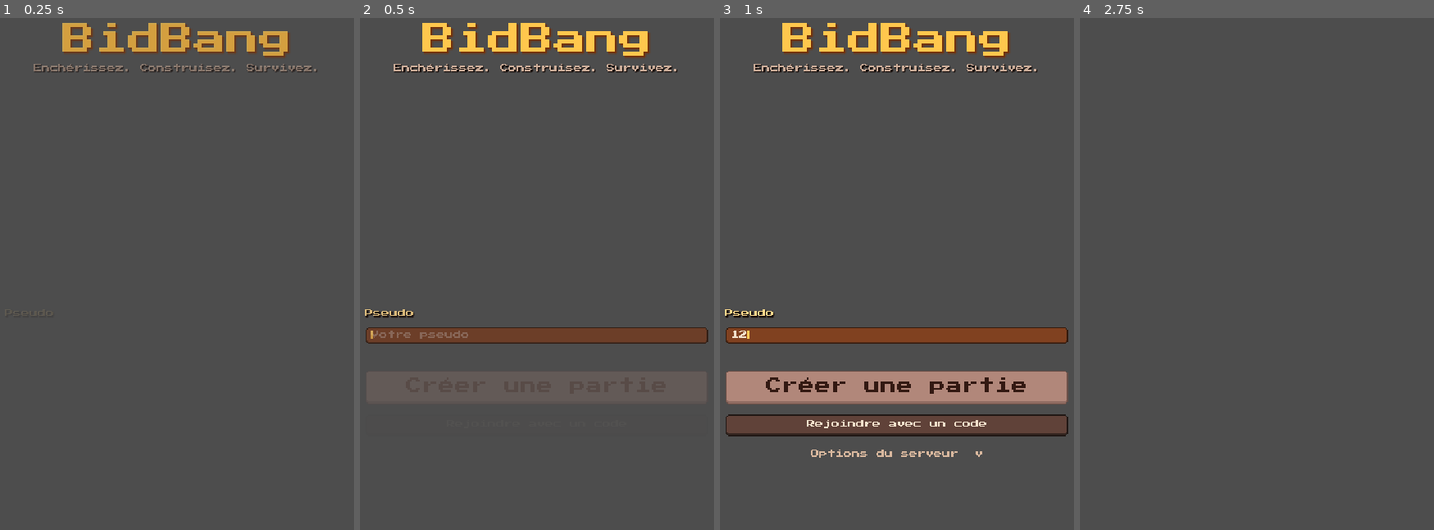
Above: before the commit, frames 1-4 (left to right).
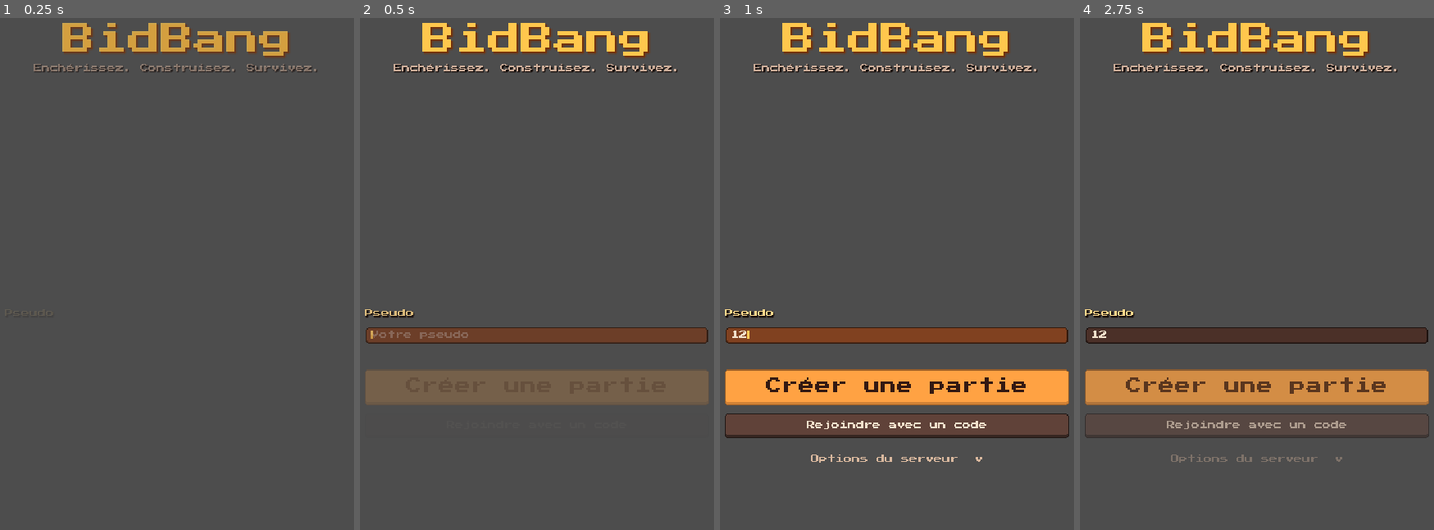
Above: after the commit, the same moments.

Repository: lucas-lucchesi/BidBang
Game: Godot game, scene res://menu.tscn
Two runs of this game, one before a commit and one after it. Both use one fixed random seed, a clock stepped at 60 frames per second and the inputs below.
Inputs (mouse positions are in pixels of both pictures, inside the frame that each line leads up to):
- Up to frame 1 (0.25 s): no input
- Up to frame 2 (0.5 s): no input
- Up to frame 3 (1 s): click (897, 335) at 0.52 s; type "12" at 0.6 s
- Up to frame 4 (2.75 s): click "Créer une partie" at 1.25 s; click (1257, 33) at 2 s, where only the run after the commit has a clickable "< Retour"

Frame 1 is identical in both runs. In frame 2, 0.4% of the frame differs, in the area x 1-99%, y 68-76%; in frame 3, 8.0%; in frame 4, 14%, in the area x 1-99%, y 0-87%.
Error before the commit: Parse Error: Too many arguments for "page()" call. Expected at most 2 but received 3. (res://scripts/create_game.gd:17)

Commit message:
add pill-buttons LongButtons2 pill sprites, gold primary, red danger and press squish effect
Co-Authored-By: Claude Sonnet 5.5 <noreply@anthropic.com>

Diff:
--- a/bid-bang/scripts/fx.gd
+++ b/bid-bang/scripts/fx.gd
@@ -25,6 +25,17 @@
 	tw.tween_property(node, "scale", Vector2.ONE, 0.3).set_trans(Tween.TRANS_BACK).set_ease(Tween.EASE_OUT)
 
 
+## Effet "bouton enfoncé" : léger rétrécissement tant qu'on appuie.
+static func squish(b: BaseButton) -> void:
+	b.resized.connect(func() -> void: b.pivot_offset = b.size / 2.0)
+	b.button_down.connect(func() -> void:
+		var tw: Tween = b.create_tween()
+		tw.tween_property(b, "scale", Vector2(0.94, 0.94), 0.06))
+	b.button_up.connect(func() -> void:
+		var tw: Tween = b.create_tween()
+		tw.tween_property(b, "scale", Vector2.ONE, 0.12).set_trans(Tween.TRANS_BACK).set_ease(Tween.EASE_OUT))
+
+
 ## Pulsation d'opacité en boucle (alerte).
 static func pulse(node: CanvasItem, low: float = 0.55, period: float = 0.5) -> void:
 	var tw: Tween = node.create_tween().set_loops()
--- a/bid-bang/scripts/ui.gd
+++ b/bid-bang/scripts/ui.gd
@@ -2,13 +2,15 @@
 ## Petits utilitaires d'interface (UI construite en code). Usage : const UI = preload("res://scripts/ui.gd")
 
 const Background = preload("res://scripts/background.gd")
+const Fx = preload("res://scripts/fx.gd")
 const BG_COLOR := Color(0.06, 0.07, 0.12, 1)
 
 
 ## Fond + marges + colonne de défilement. Retourne la VBoxContainer où ajouter le contenu.
-static func page(root: Control, scene_id: String = "") -> VBoxContainer:
+static func page(root: Control, scene_id: String = "", dim: float = 0.0) -> VBoxContainer:
 	var bg: Control = Background.new()
 	bg.set("scene_id", scene_id)
+	bg.set("dim", dim)
 	root.add_child(bg)
 	root.set_meta("background", bg)
 	var margin := MarginContainer.new()
@@ -41,6 +43,8 @@
 	b.text = content
 	if variation != "":
 		b.theme_type_variation = variation
+	b.custom_minimum_size = Vector2(0, 24)
+	Fx.squish(b)
 	parent.add_child(b)
 	return b
 
@@ -137,5 +141,6 @@
 	b.ignore_texture_size = true
 	b.stretch_mode = TextureButton.STRETCH_SCALE
 	b.custom_minimum_size = Vector2(32, 32)
+	Fx.squish(b)
 	parent.add_child(b)
 	return b
--- a/bid-bang/theme/main_theme.tres
+++ b/bid-bang/theme/main_theme.tres
@@ -1,119 +1,122 @@
 [gd_resource type="Theme" load_steps=40 format=3]
 
 [ext_resource type="Texture2D" path="res://assets/ui/ClassicalButtons.png" id="classical"]
+[ext_resource type="Texture2D" path="res://assets/ui/LongButtons2.png" id="long2"]
 [ext_resource type="FontFile" path="res://assets/fonts/PressStart2P-Regular.ttf" id="font"]
 
 [sub_resource type="StyleBoxTexture" id="btn_normal"]
-texture = ExtResource("classical")
-region_rect = Rect2(0, 16, 16, 16)
-texture_margin_left = 5.0
-texture_margin_top = 5.0
-texture_margin_right = 5.0
-texture_margin_bottom = 7.0
-content_margin_left = 8.0
-content_margin_top = 6.0
-content_margin_right = 8.0
+texture = ExtResource("long2")
+region_rect = Rect2(1, 19, 14, 10)
+texture_margin_left = 5.0
+texture_margin_top = 4.0
+texture_margin_right = 5.0
+texture_margin_bottom = 5.0
+content_margin_left = 10.0
+content_margin_top = 6.0
+content_margin_right = 10.0
+content_margin_bottom = 8.0
+
+[sub_resource type="StyleBoxTexture" id="btn_hover"]
+texture = ExtResource("long2")
+region_rect = Rect2(1, 35, 14, 10)
+texture_margin_left = 5.0
+texture_margin_top = 4.0
+texture_margin_right = 5.0
+texture_margin_bottom = 5.0
+content_margin_left = 10.0
+content_margin_top = 6.0
+content_margin_right = 10.0
+content_margin_bottom = 8.0
+
+[sub_resource type="StyleBoxTexture" id="btn_pressed"]
+texture = ExtResource("long2")
+region_rect = Rect2(17, 19, 14, 10)
+texture_margin_left = 5.0
+texture_margin_top = 4.0
+texture_margin_right = 5.0
+texture_margin_bottom = 5.0
+content_margin_left = 10.0
+content_margin_top = 8.0
+content_margin_right = 10.0
+content_margin_bottom = 6.0
+
+[sub_resource type="StyleBoxTexture" id="btn_disabled"]
+texture = ExtResource("long2")
+region_rect = Rect2(1, 3, 14, 10)
+texture_margin_left = 5.0
+texture_margin_top = 4.0
+texture_margin_right = 5.0
+texture_margin_bottom = 5.0
+content_margin_left = 10.0
+content_margin_top = 6.0
+content_margin_right = 10.0
+content_margin_bottom = 8.0
+modulate_color = Color(1, 1, 1, 0.6)
+
+[sub_resource type="StyleBoxTexture" id="primary_normal"]
+texture = ExtResource("long2")
+region_rect = Rect2(33, 3, 14, 10)
+texture_margin_left = 5.0
+texture_margin_top = 4.0
+texture_margin_right = 5.0
+texture_margin_bottom = 5.0
+content_margin_left = 14.0
+content_margin_top = 8.0
+content_margin_right = 14.0
+content_margin_bottom = 11.0
+modulate_color = Color(1.45, 1.2, 0.55, 1)
+
+[sub_resource type="StyleBoxTexture" id="primary_hover"]
+texture = ExtResource("long2")
+region_rect = Rect2(33, 3, 14, 10)
+texture_margin_left = 5.0
+texture_margin_top = 4.0
+texture_margin_right = 5.0
+texture_margin_bottom = 5.0
+content_margin_left = 14.0
+content_margin_top = 8.0
+content_margin_right = 14.0
+content_margin_bottom = 11.0
+modulate_color = Color(1.6, 1.38, 0.72, 1)
+
+[sub_resource type="StyleBoxTexture" id="primary_pressed"]
+texture = ExtResource("long2")
+region_rect = Rect2(49, 3, 14, 10)
+texture_margin_left = 5.0
+texture_margin_top = 4.0
+texture_margin_right = 5.0
+texture_margin_bottom = 5.0
+content_margin_left = 14.0
+content_margin_top = 10.0
+content_margin_right = 14.0
 content_margin_bottom = 9.0
-
-[sub_resource type="StyleBoxTexture" id="btn_hover"]
-texture = ExtResource("classical")
-region_rect = Rect2(0, 32, 16, 16)
-texture_margin_left = 5.0
-texture_margin_top = 5.0
-texture_margin_right = 5.0
-texture_margin_bottom = 7.0
-content_margin_left = 8.0
-content_margin_top = 6.0
-content_margin_right = 8.0
-content_margin_bottom = 9.0
-
-[sub_resource type="StyleBoxTexture" id="btn_pressed"]
-texture = ExtResource("classical")
-region_rect = Rect2(16, 16, 16, 16)
-texture_margin_left = 5.0
-texture_margin_top = 5.0
-texture_margin_right = 5.0
-texture_margin_bottom = 7.0
-content_margin_left = 8.0
-content_margin_top = 8.0
-content_margin_right = 8.0
-content_margin_bottom = 7.0
-
-[sub_resource type="StyleBoxTexture" id="btn_disabled"]
-texture = ExtResource("classical")
-region_rect = Rect2(0, 0, 16, 16)
-texture_margin_left = 5.0
-texture_margin_top = 5.0
-texture_margin_right = 5.0
-texture_margin_bottom = 7.0
-content_margin_left = 8.0
-content_margin_top = 6.0
-content_margin_right = 8.0
-content_margin_bottom = 9.0
-modulate_color = Color(1, 1, 1, 0.6)
-
-[sub_resource type="StyleBoxTexture" id="primary_normal"]
-texture = ExtResource("classical")
-region_rect = Rect2(32, 0, 16, 16)
-texture_margin_left = 5.0
-texture_margin_top = 5.0
-texture_margin_right = 5.0
-texture_margin_bottom = 7.0
-content_margin_left = 10.0
-content_margin_top = 8.0
-content_margin_right = 10.0
-content_margin_bottom = 11.0
-
-[sub_resource type="StyleBoxTexture" id="primary_hover"]
-texture = ExtResource("classical")
-region_rect = Rect2(32, 0, 16, 16)
-texture_margin_left = 5.0
-texture_margin_top = 5.0
-texture_margin_right = 5.0
-texture_margin_bottom = 7.0
-content_margin_left = 10.0
-content_margin_top = 8.0
-content_margin_right = 10.0
-content_margin_bottom = 11.0
-modulate_color = Color(1.12, 1.08, 1.0, 1)
-
-[sub_resource type="StyleBoxTexture" id="primary_pressed"]
-texture = ExtResource("classical")
-region_rect = Rect2(48, 0, 16, 16)
-texture_margin_left = 5.0
-texture_margin_top = 5.0
-texture_margin_right = 5.0
-texture_margin_bottom = 7.0
-content_margin_left = 10.0
-content_margin_top = 10.0
-content_margin_right = 10.0
-content_margin_bottom = 9.0
+modulate_color = Color(1.45, 1.2, 0.55, 1)
 
 [sub_resource type="StyleBoxTexture" id="danger_normal"]
-texture = ExtResource("classical")
-region_rect = Rect2(32, 32, 16, 16)
-texture_margin_left = 5.0
-texture_margin_top = 5.0
-texture_margin_right = 5.0
-texture_margin_bottom = 7.0
-content_margin_left = 8.0
-content_margin_top = 6.0
-content_margin_right = 8.0
-content_margin_bottom = 9.0
-modulate_color = Color(1.3, 0.75, 0.75, 1)
+texture = ExtResource("long2")
+region_rect = Rect2(33, 35, 14, 10)
+texture_margin_left = 5.0
+texture_margin_top = 4.0
+texture_margin_right = 5.0
+texture_margin_bottom = 5.0
+content_margin_left = 10.0
+content_margin_top = 6.0
+content_margin_right = 10.0
+content_margin_bottom = 8.0
+modulate_color = Color(1.5, 0.7, 0.7, 1)
 
 [sub_resource type="StyleBoxTexture" id="danger_pressed"]
-texture = ExtResource("classical")
-region_rect = Rect2(48, 32, 16, 16)
-texture_margin_left = 5.0
-texture_margin_top = 5.0
-texture_margin_right = 5.0
-texture_margin_bottom = 7.0
-content_margin_left = 8.0
-content_margin_top = 8.0
-content_margin_right = 8.0
-content_margin_bottom = 7.0
-modulate_color = Color(1.3, 0.75, 0.75, 1)
+texture = ExtResource("long2")
+region_rect = Rect2(49, 35, 14, 10)
+texture_margin_left = 5.0
+texture_margin_top = 4.0
+texture_margin_right = 5.0
+texture_margin_bottom = 5.0
+content_margin_left = 10.0
+content_margin_top = 8.0
+content_margin_right = 10.0
+content_margin_bottom = 6.0
+modulate_color = Color(1.5, 0.7, 0.7, 1)
 
 [sub_resource type="StyleBoxTexture" id="card"]
 texture = ExtResource("classical")
